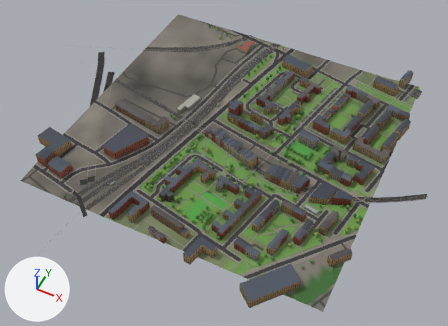
A saved change to the glTF model glasgow-subway/data/city/city_8_7.glb.
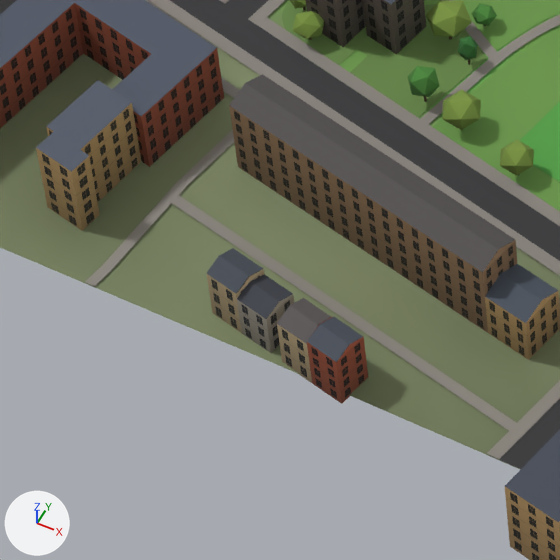
The first picture shows the older version from a 50 mm camera at (962.0, -1917.0, 755.0) aimed at (660.0, -1312.0, -1.0). The close-ups show the older and then the newer version on the part from 28% to 42% of the width and 60% to 80% of the height of that picture. Only the edits that show in the close-ups are written down. The lights are fixed; the arrows at lower left show +X, +Y and +Z. Where no turn or scale is listed for an object, it has been applied to the vertices. Vertices at exactly the same position are counted once.

Names of what the first close-up shows: 'buildings_8_7', 'green_8_7', 'green_tree_a.041', 'green_tree_b.024', 'green_tree_b.025', 'green_tree_b.026', 'green_tree_b.056', 'roads_8_7', 'terrain_8_7' and 3 more.
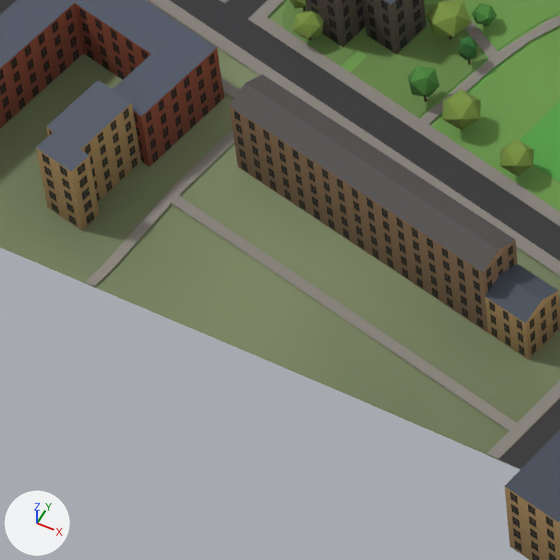
Location of each change, [x1, y1, x2, y2] in pixels of the close-ups (560 x 560 px):
'buildings_8_7', reshaped
    both: [0, 0, 560, 560]
part 1 of me_buildings_8_7, deleted
    before: [206, 248, 368, 404]

What changed in the scene script:
```text
Change mat_mat_wall_stone:
    add n5 = _N.new('ShaderNodeMapping'); n5.name = 'Mapping'
    add n5.inputs[1].default_value = (0.0, -64.0, 0.0)  # 'Location'
    add n5.inputs[3].default_value = (128.0, 128.0, 1.0)  # 'Scale'
    add n6 = _N.new('ShaderNodeUVMap'); n6.name = 'UV Map'
    add n6.uv_map = 'UVMap'
    where n4 = _N.new('ShaderNodeTexImage'); n4.name = 'Image Texture'
    add _L.new(n5.outputs[0], n4.inputs[0])  # 'Vector' to 'Vector'
    add _L.new(n6.outputs[0], n5.inputs[0])  # 'UV' to 'Vector'
Change me_buildings_8_7:
    used by ob_buildings_8_7; location = (642.8, -1262.0, 23.0)
    remove me_buildings_8_7.from_pydata(...)  # 2374 vertices, 2994 faces; spans x -266.0..266.0, y -277.0..277.0, z -15.0..15.0
    add me_buildings_8_7.from_pydata(...)  # 2151 vertices, 2701 faces; spans x -266.0..266.0, y -277.0..277.0, z -15.0..15.0
    me_buildings_8_7 part 1: 6 loose pieces with 68 vertices, spanning x -114.0..17.0, y -240.0..58.0, z -10.0..5.0, are deleted
    other edits to the shape of me_buildings_8_7 do not show in these pictures
```
